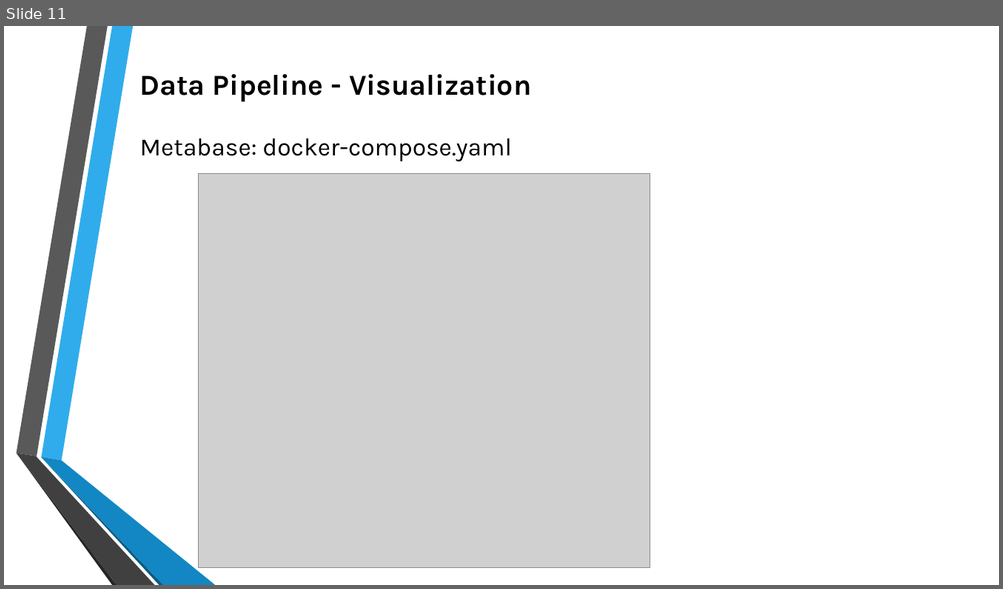
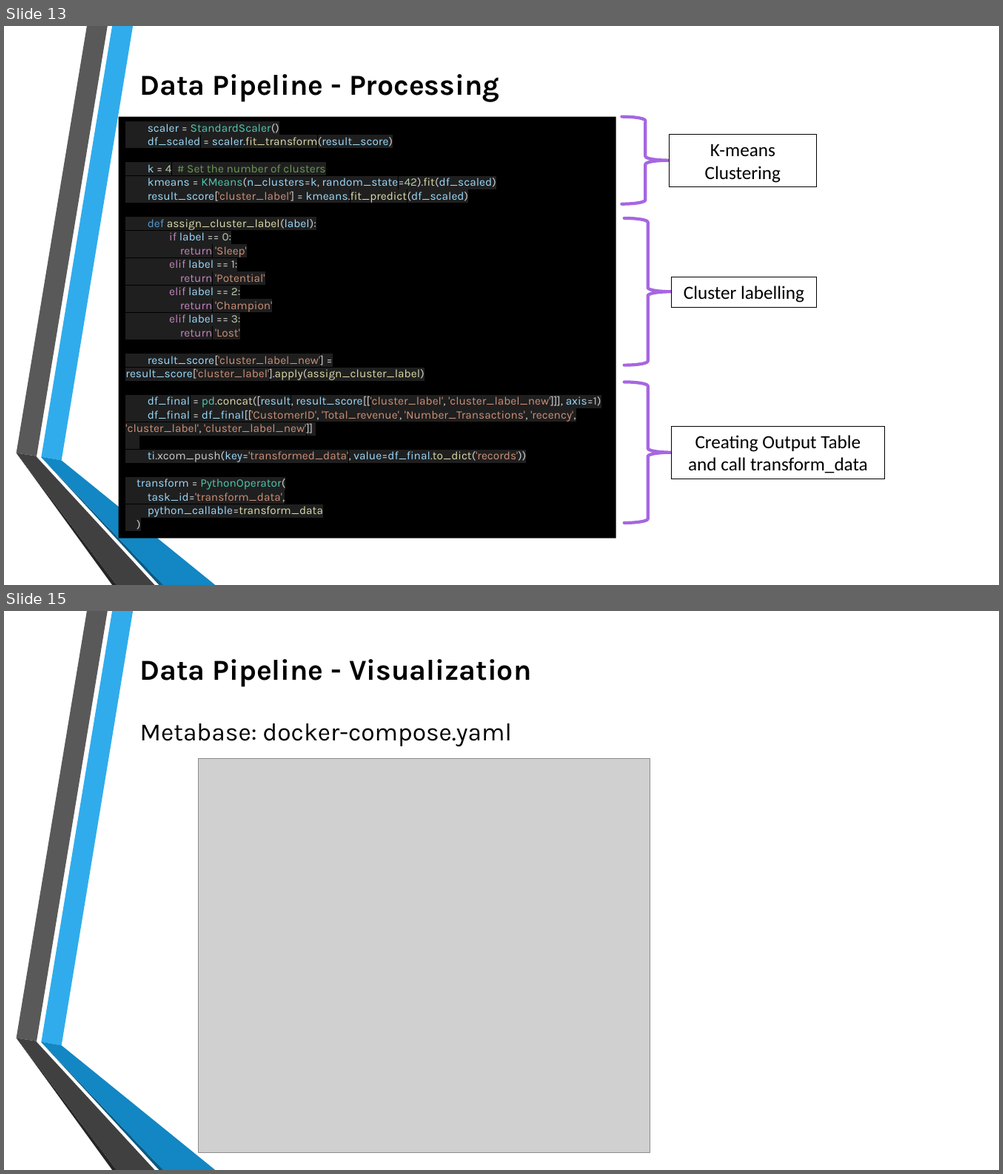
Before and after one commit to mivanivan/Final-Assignment---Batch-Processing, a slide deck: Final Assignment - Batch Processing RFM Segmentation.pptx. Shown one above the other, each under a label of ours: slide 11 before the commit, slides 13 and 15 after it; the slides between them are not shown. The pictures are 1003x589 and 1003x1174 pixels, drawn with LibreOffice and Linux fonts; fonts in the diff are those of the drawing; grey boxes stand for pictures; background and template pictures are left out. Boxes give left, top, right and bottom in pixels: in the first picture for what was removed or moved away, otherwise in the second. Text is boxed around its words. In the diff, an @@ line names an element or a change of style, - is before the commit and + after.

```diff
--- a/Final Assignment - Batch Processing RFM Segmentation.pptx
+++ b/Final Assignment - Batch Processing RFM Segmentation.pptx
@@ slide 13 added at [4,26,999,585], background picture (left out); not listed: 6 template elements that a slide beside it also shows @@
@@ text added at [140,74,499,102], 28 pt, text #000000, bold @@
+Data Pipeline - Processing
@@ rectangle added at [118,117,616,539], fill #000000, 11 pt, text #CE9178 @@
+scaler = StandardScaler()
+df_scaled = scaler.fit_transform(result_score)
+k = 4 # Set the number of clusters
+kmeans = KMeans(n_clusters=k, random_state=42).fit(df_scaled)
+result_score['cluster_label'] = kmeans.fit_predict(df_scaled)
+def assign_cluster_label(label):
+if label == 0:
+return 'Sleep'
+elif label == 1:
+return 'Potential'
+elif label == 2:
+return 'Champion'
+elif label == 3:
+return 'Lost'
+result_score['cluster_label_new'] = result_score['cluster_label'].apply(assign_cluster_label)
+df_final = pd.concat([result, result_score[['cluster_label', 'cluster_label_new']]], axis=1)
+df_final = df_final[['CustomerID', 'Total_revenue', 'Number_Transactions', 'recency', 'cluster_label', 'cluster_label_new']]
+ti.xcom_push(key='transformed_data', value=df_final.to_dict('records'))
+transform = PythonOperator(
+task_id='transform_data',
+python_callable=transform_data
+)
@@ right brace added at [622,117,669,204], outline #A666E1 3 pt @@
@@ rectangle added at [669,135,817,188], fill #FFFFFF, outline #000000 0.75 pt, 18 pt, text #000000 @@
+K-means Clustering
@@ right brace added at [624,218,671,366], outline #A666E1 3 pt @@
@@ rectangle added at [671,278,816,307], fill #FFFFFF, outline #000000 0.75 pt, 18 pt, text #000000 @@
+Cluster labelling
@@ right brace added at [624,383,671,524], outline #A666E1 3 pt @@
@@ rectangle added at [671,426,885,480], fill #FFFFFF, outline #000000 0.75 pt, 18 pt, text #000000 @@
+Creating Output Table and call transform_data
@@ what was slide 11 is now slide 15 @@
```
Also in this commit, not shown: 2 slides changed, 5 other slides added, 6 other files.
